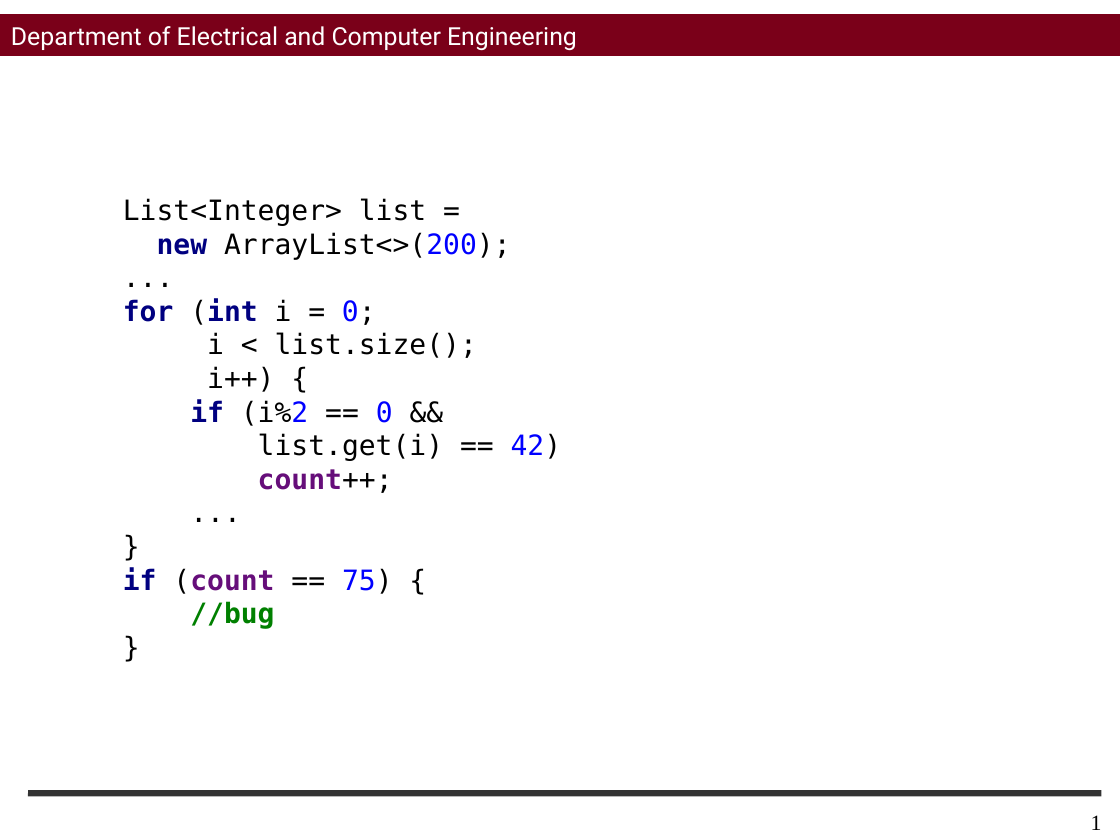
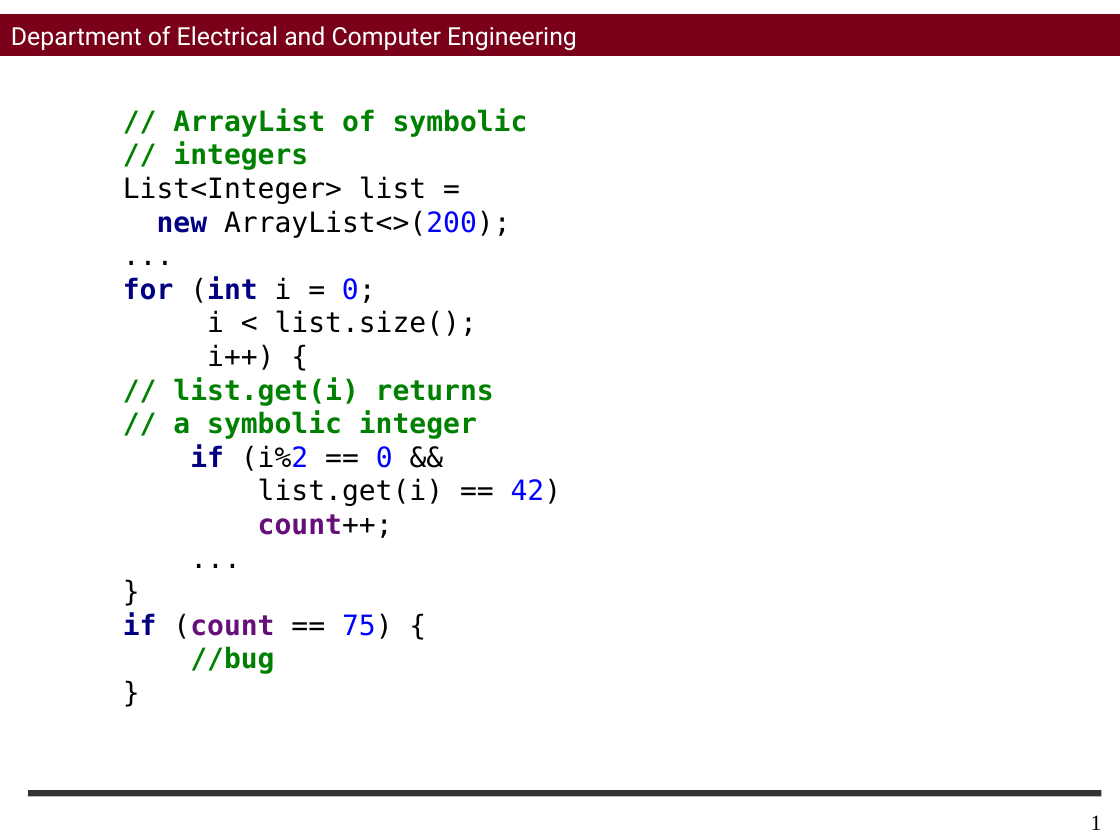
Before and after one commit to sohah/ISSTA-Veritesting, a slide deck: slide 1 of figures/Figures.pptx. Drawn at 1120x840 pixels with LibreOffice and Linux fonts; fonts in the diff are those of the drawing; background and template pictures are left out. Boxes give left, top, right and bottom in pixels: in the first picture for what was removed or moved away, otherwise in the second. Text is boxed around its words. In the diff, an @@ line names an element or a change of style, - is before the commit and + after.

```diff
--- a/figures/Figures.pptx
+++ b/figures/Figures.pptx
@@ text "// ArrayList of symbolic": place and size @@
-text "// ArrayList of symbolic" at [123, 198, 562, 629]
+text "// ArrayList of symbolic" at [123, 108, 562, 674]
@@ text at [173, 108, 528, 170]: paragraphs added @@
+// ArrayList of symbolic
+// integers
@@ text at [173, 344, 494, 471]: text changed; text colour #000000 to #008000; bold on @@
-i++) {
-if (i%2 == 0 &&
+i++) {
+// list.get(i) returns
+// a symbolic integer
+if (i%2 == 0 &&
```
Also in this commit, not shown: 1 other slide changed, 1 slide added, 4 other files.
